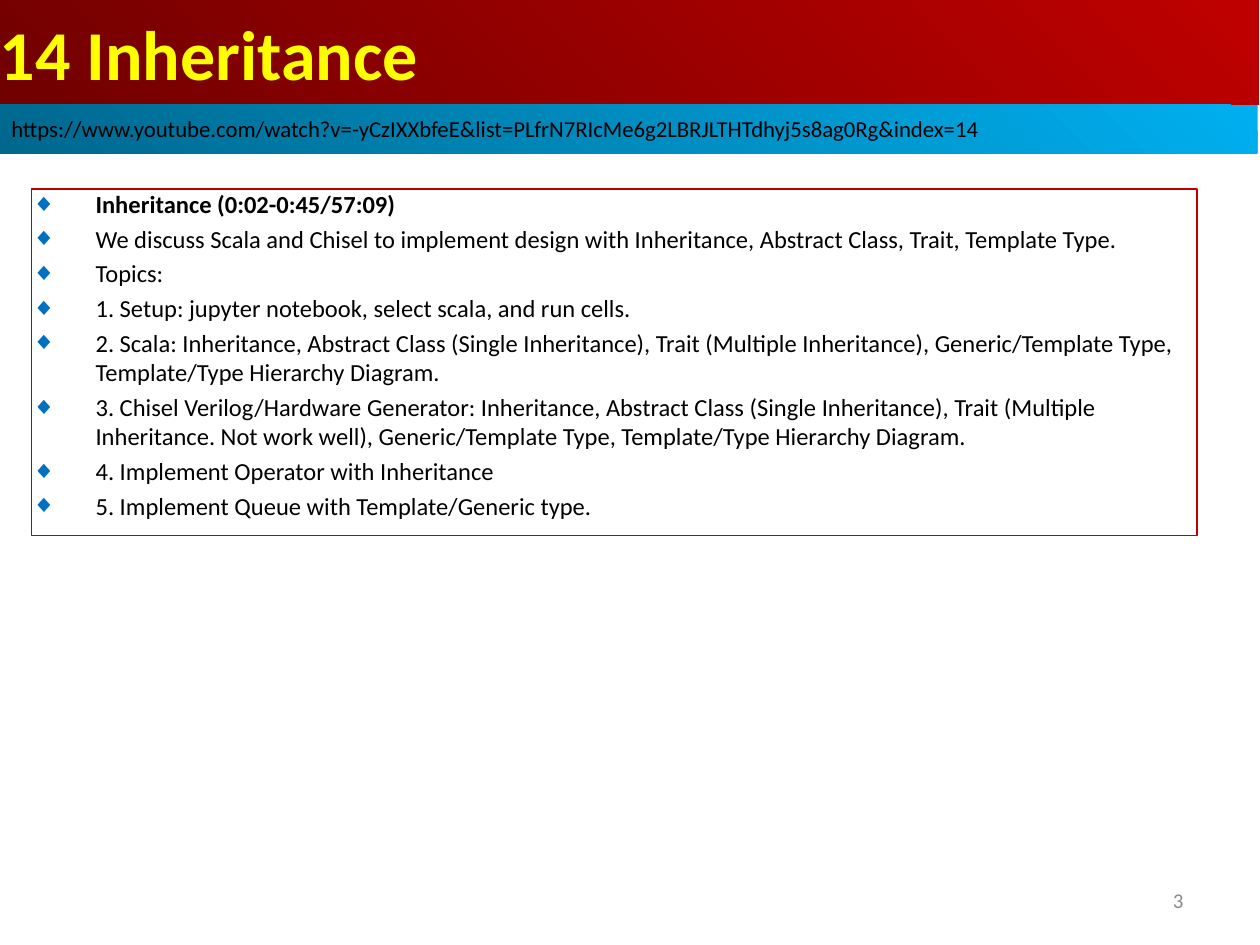
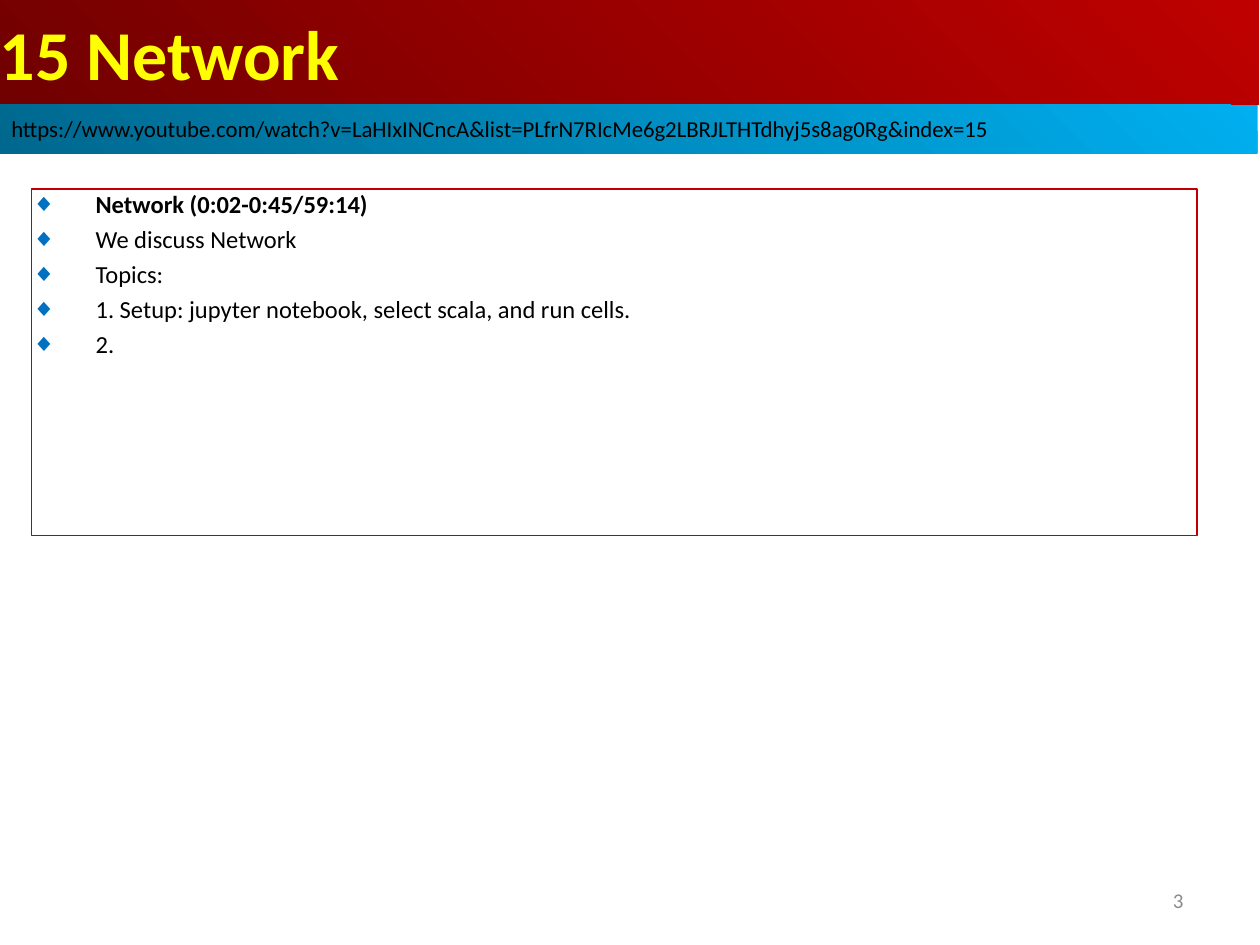
Before and after one commit to peterhchen/AIU_CS800_Chisel, a slide deck: slide 3 of 500_UCSC_HWD/015_Network/000_Video/015.Network.ppt. Drawn at 1260x945 pixels with LibreOffice and Linux fonts; fonts in the diff are those of the drawing. Boxes give left, top, right and bottom in pixels: in the first picture for what was removed or moved away, otherwise in the second. Text is boxed around its words. In the diff, an @@ line names an element or a change of style, - is before the commit and + after.

```diff
--- a/500_UCSC_HWD/015_Network/000_Video/015.Network.ppt
+++ b/500_UCSC_HWD/015_Network/000_Video/015.Network.ppt
@@ text in rectangle at <box>0,31,339,81</box>: text changed @@
-14 Inheritance
+15 Network
@@ text in rectangle at <box>11,118,987,144</box>: text changed @@
-https://www.youtube.com/watch?v=-yCzIXXbfeE&list=PLfrN7RIcMe6g2LBRJLTHTdhyj5s8ag0Rg&index=14
+https://www.youtube.com/watch?v=LaHIxINCncA&list=PLfrN7RIcMe6g2LBRJLTHTdhyj5s8ag0Rg&index=15
@@ text in rectangle at <box>96,195,368,249</box>: text changed; bold on @@
-◆ Inheritance (0:02-0:45/57:09)
-◆ We discuss Scala and Chisel to implement design with Inheritance, Abstract Class, Trait, Template Type.
+◆ Network (0:02-0:45/59:14)
+◆ We discuss Network
@@ text in rectangle at <box>96,337,115,353</box>: text changed @@
-◆ 2. Scala: Inheritance, Abstract Class (Single Inheritance), Trait (Multiple Inheritance), Generic/Template Type, Template/Type Hierarchy Diagram.
-◆ 3. Chisel Verilog/Hardware Generator: Inheritance, Abstract Class (Single Inheritance), Trait (Multiple Inheritance. Not work well), Generic/Template Type, Template/Type Hierarchy Diagram.
-◆ 4. Implement Operator with Inheritance
-◆ 5. Implement Queue with Template/Generic type.
+◆ 2.
```
Also in this commit, not shown: 7 other slides changed, 2 slides added, 36 slides removed.
